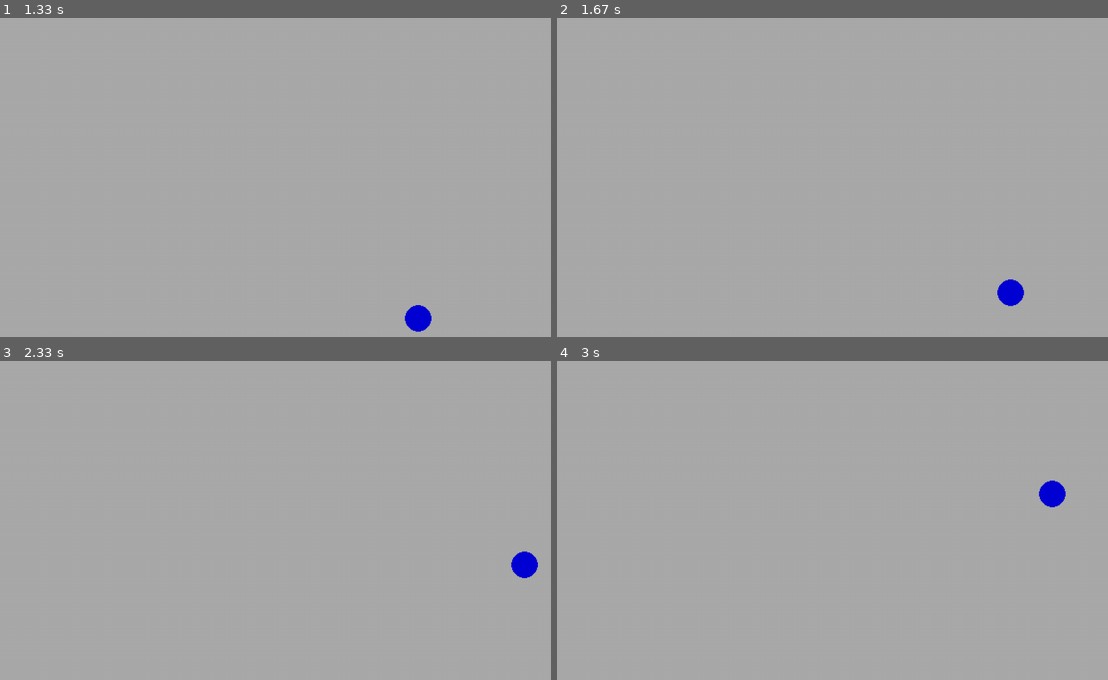
Above: before the commit, frames 1-4 (two rows, left to right).
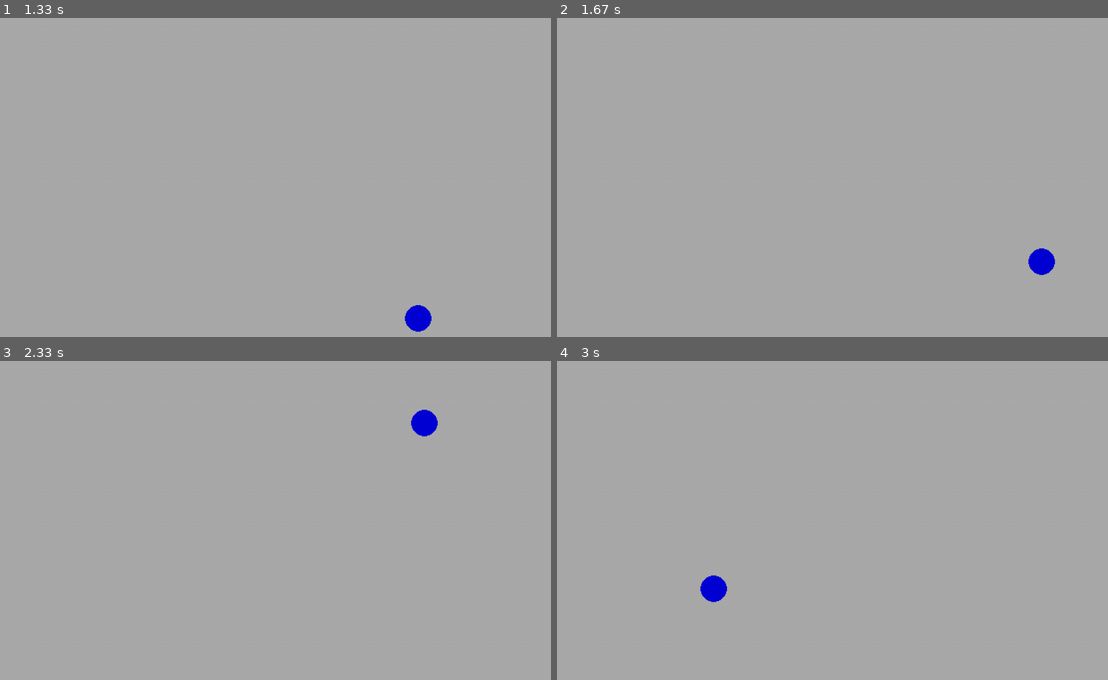
Above: after the commit, the same moments.

Repository: Garudaakuma/Learning-pygame
Game: pygame game, started from ttb_XD_proj.py
Same seed, same stepped clock (60 frames per second), same inputs: the game is played once before the commit and once after it.
Inputs:
- Up to frame 1 (1.33 s): no input
- Up to frame 2 (1.67 s): no input
- Up to frame 3 (2.33 s): no input
- Up to frame 4 (3 s): no input

Frame 1 is identical in both runs. In frame 2, 0.6% of the frame differs, in the area x 79-91%, y 72-91%; in frame 3, 0.6%; in frame 4, 0.6%, in the area x 25-93%, y 37-76%.

Commit message:
ball escalation pog

Diff:
--- a/DATA_trying_the_basics_XD/SCRIPTS/main.py
+++ b/DATA_trying_the_basics_XD/SCRIPTS/main.py
@@ -20,35 +20,39 @@
         self.pos_circle = pyg_.Vector2(self.surface.get_width() / 2, self.surface.get_height() / 2)
         self.pos_y = [True, False]
         self.pos_x = [True, False]
+        self.speed = 1
 
     def up_down(self):
-        speed = 1
 
         # y
         if self.pos_y[0]:
-            self.pos_circle.y += speed
+            self.pos_circle.y += self.speed
             if self.pos_circle.y >= self.surface.get_height() - 15:
                 self.pos_y[0] = False
                 self.pos_y[1] = True
+                self.speed += 1
         if self.pos_y[1]:
-            self.pos_circle.y -= speed
+            self.pos_circle.y -= self.speed
             if self.pos_circle.y <= 15:
                 self.pos_y[0] = True
                 self.pos_y[1] = False
+                self.speed += 1
 
         # x
         if self.pos_x[0]:
-            self.pos_circle.x += speed
+            self.pos_circle.x += self.speed
             if self.pos_circle.x >= self.surface.get_width() - 15:
                 self.pos_x[0] = False
                 self.pos_x[1] = True
+                self.speed += 1
         if self.pos_x[1]:
-            self.pos_circle.x -= speed
+            self.pos_circle.x -= self.speed
             if self.pos_circle.x <= 15:
                 self.pos_x[0] = True
                 self.pos_x[1] = False
+                self.speed += 1
 
-        print(f'x:{self.pos_circle.x:>5}, y:{self.pos_circle.y:>5}')
+        print(f'x:{self.pos_circle.x:>7}, y:{self.pos_circle.y:>7} || speed:{self.speed:>4}')
 
     def run(self):
         print("Game running!")
